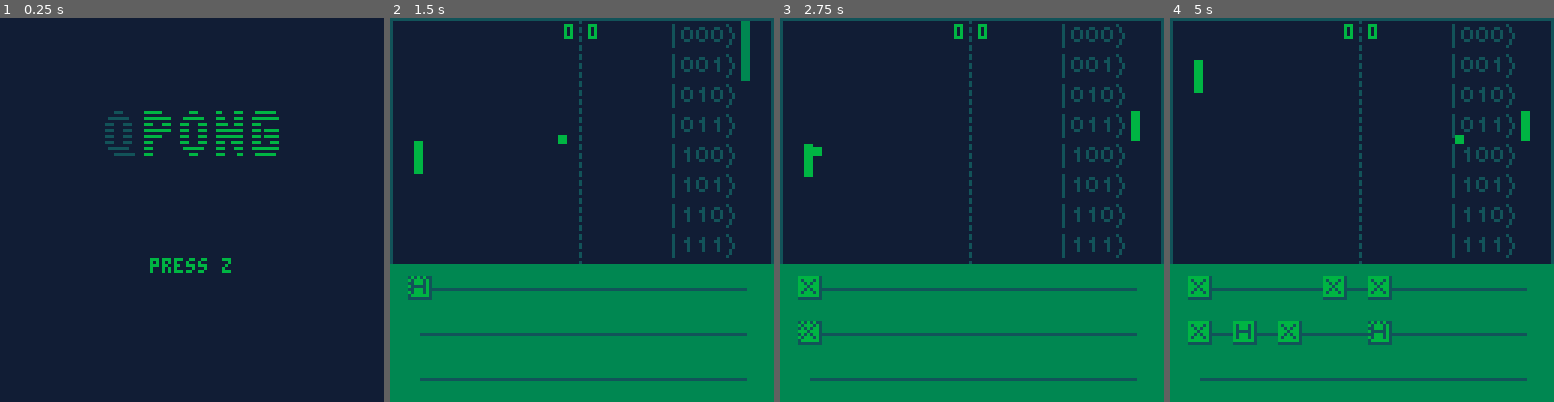
Above: before the commit, frames 1-4 (left to right).
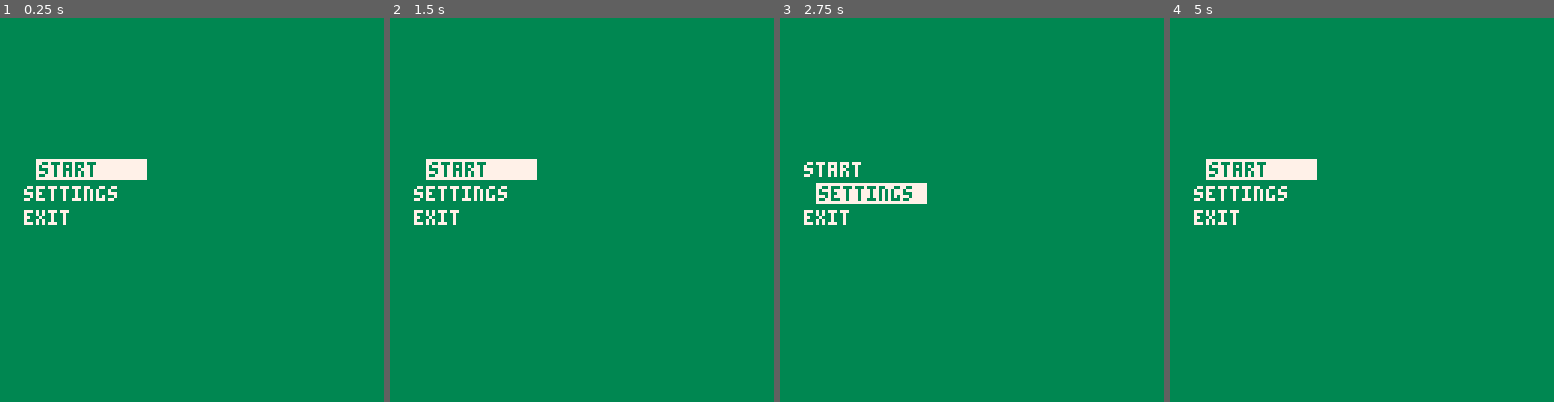
Above: after the commit, the same moments.

Repository: QPong/QPong-PICO-8
Game: PICO-8 cartridge qpong.p8
Same seed, same stepped clock (60 frames per second), same inputs: the game is played once before the commit and once after it.
Inputs:
- Up to frame 1 (0.25 s): no input
- Up to frame 2 (1.5 s): tap O (Z key) at 0.33, 0.7, 1.43 s; tap X (X key) at 1.07 s
- Up to frame 3 (2.75 s): hold Left 1.97-2.37 s; tap X (X key) at 2.07, 2.4, 2.73 s; tap O (Z key) at 2.22 s; hold Down from 2.42 s (still down)
- Up to frame 4 (5 s): release Down at 2.82 s; hold Right 2.87-3.53 s; tap X (X key) every 0.33 s from 3.07 to 4.73 s; tap O (Z key) at 3.1, 3.98, 4.87 s; hold Up 3.58-4.08 s; hold Right 4.13-4.53 s; hold Down from 4.58 s (still down)

The runs differ from the first frame. In frame 1, 100% of the frame differs, in the area x 0-100%, y 0-100%; in frame 2, 66%; in frame 3, 67%; in frame 4, 68%.

Commit message:
add menu system

Diff:
--- a/qpong.p8
+++ b/qpong.p8
@@ -327,6 +327,130 @@
   poke(0x5f10+14, green_2)
   poke(0x5f10+15, green_3)
 
+end
+
+--menu system
+--by pixelcod
+
+function lerp(startv,endv,per)
+ return(startv+per*(endv-startv))
+end
+
+function change_palette()
+ palnum+=1
+ if (palnum>6)palnum=1
+end
+
+function update_cursor()
+ if (btnp(2)) m.sel-=1 cx=m.x sfx(0)
+ if (btnp(3)) m.sel+=1 cx=m.x sfx(0)
+ if (btnp(4)) cx=m.x sfx(1)
+ if (btnp(5)) sfx(2)
+ if (m.sel>m.amt) m.sel=1
+ if (m.sel<=0) m.sel=m.amt
+
+ cx=lerp(cx,m.x+5,0.5)
+end
+
+function draw_options()
+ for i=1, m.amt do
+  oset=i*8
+  if i==m.sel then
+   rectfill(cx,m.y+oset-1,cx+36,m.y+oset+5,col1)
+   print(m.options[i],cx+1,m.y+oset,col2)
+  else
+   print(m.options[i],m.x,m.y+oset,col1)
+  end
+ end
+end
+
+function draw_octopus()
+ if ox>m.x and ox<m.x+40 and
+    oy>m.y and oy<m.y+32 then
+   ox=rnd(112)+8
+   oy=rnd(112)+8
+ end
+ pal(7,col1)
+ spr(1,ox,oy) spr(2,ox+8,oy)
+ spr(17,ox,oy+8) spr(18,ox+8,oy+8)
+ pal()
+end
+
+function init_menu()
+ m={}
+ m.x=8
+ cx=m.x
+ m.y=40
+ m.options={"start","settings",
+            "exit"}
+ m.amt=0
+ for i in all(m.options) do
+  m.amt+=1
+ end
+ m.sel=1
+ sub_mode=0
+ menu_timer=0
+end
+
+function update_menu()
+ update_cursor()
+ if sub_mode==0 then
+  if btnp(4) and
+  menu_timer>1 then
+   if m.options[m.sel]=="start" then
+    new_game()
+   elseif m.options[m.sel]=="settings" then
+    init_settings()
+   end
+  end
+ end
+
+ if (sub_mode==1) update_settings()
+
+ col1=pals[palnum][1]
+ col2=pals[palnum][2]
+ menu_timer+=1
+end
+
+function draw_menu()
+ cls(col2)
+ draw_options()
+ if (octopus==true) draw_octopus()
+end
+
+function init_settings()
+ m.sel=1
+ m.options={"palette","controls","octopus"}
+ m.amt=0
+ for i in all(m.options) do
+  m.amt+=1
+ end
+ sub_mode=1
+ menu_timer=0
+end
+
+function update_settings()
+ if (btnp(5))init_menu()
+ if btnp(4) and
+ menu_timer>1 then
+  if m.options[m.sel]=="palette" then
+   gbvram()
+  elseif m.options[m.sel]=="octopus" then
+   octopus=not octopus
+   ox=rnd(112)+8
+   oy=rnd(112)+8
+  end
+ end
+end
+
+----------------------
+
+function _init()
+ octopus=false
+ pals={{7,0},{15,1},{6,5},
+               {10,8},{7,3},{7,2}}
+ palnum=5
+ init_menu()
 end
 
 function new_game()
@@ -458,7 +582,7 @@
 
 function _draw()
     cls()
-    gbvram() -- gameboy color pallette
+    --gbvram() -- gameboy color pallette
 
     -- test color pallette swapping
     --[[
@@ -466,6 +590,8 @@
       print(i, 0, 5*i, i)
     end
     ]]
+    draw_menu()
+    --[[
     if not started then
         if blink_timer < 40 then
             print("press z", 50, 80, 10)
@@ -496,10 +622,6 @@
             spr(237,103,38)
             --cat
             sspr(25,97,16,16,0,96,32,32)
---[[             spr(195,0,112)
-            spr(196,8,112)
-            spr(211,0,120)
-            spr(212,8,120) ]]
 
             --qiskit
             spr(199,100,10)
@@ -517,17 +639,11 @@
             --cat
             sspr(1,97,16,16,0,96,32,32)
 
---[[             spr(192,0,112)
-            spr(193,8,112)
-            spr(208,0,120)
-            spr(209,8,120) ]]
             --computer
             spr(197,100,10)
             spr(198,108,10)
             spr(213,100,18)
             spr(214,108,18)
-
-
 
         end
 
@@ -632,7 +748,7 @@
         print(player_points,66,2,player.color)
         print(com_points,58,2,com.color)
     end
-
+    ]]
 
 end
 
@@ -699,6 +815,8 @@
 end
 
 function _update60()
+    update_menu()
+
     blink_timer = (blink_timer + 1) % 60
     --player controls
 
